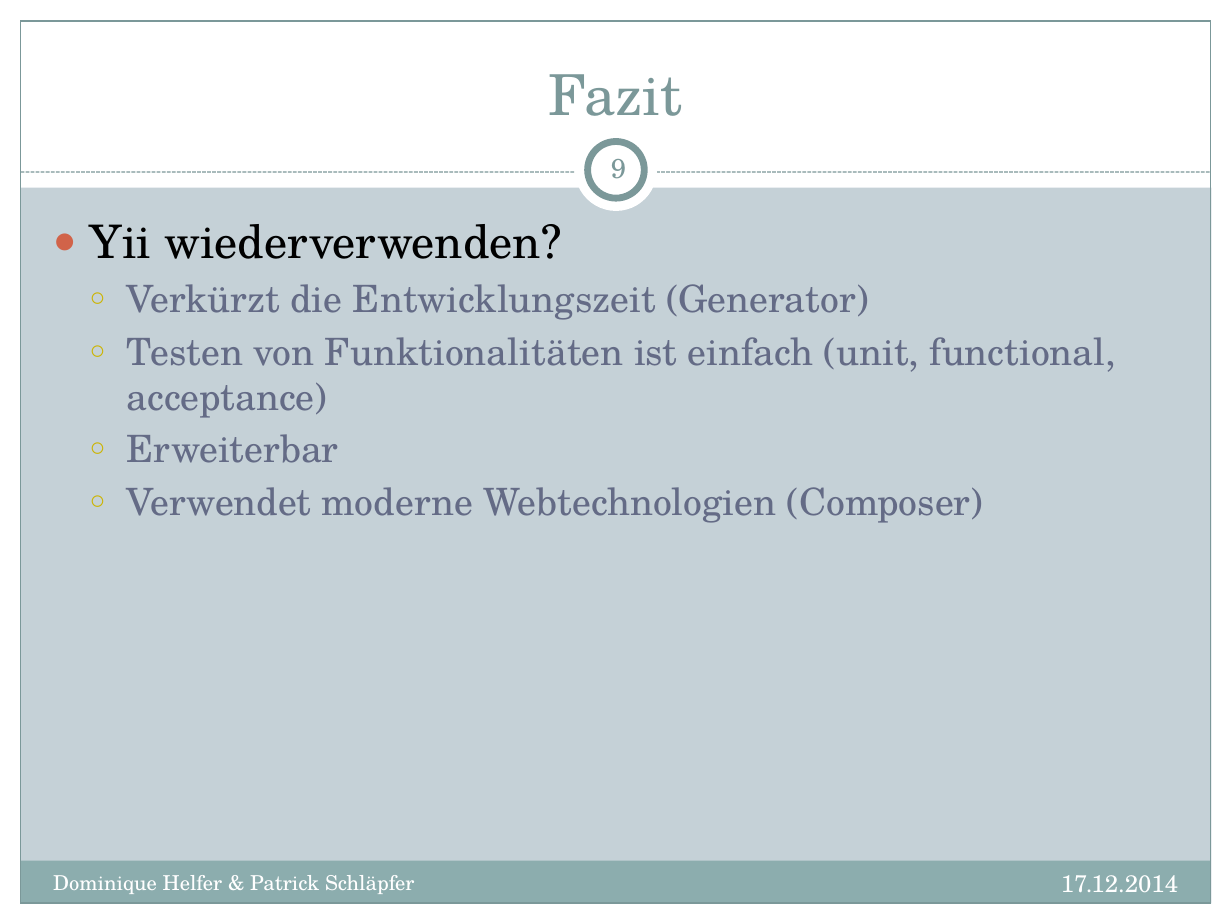
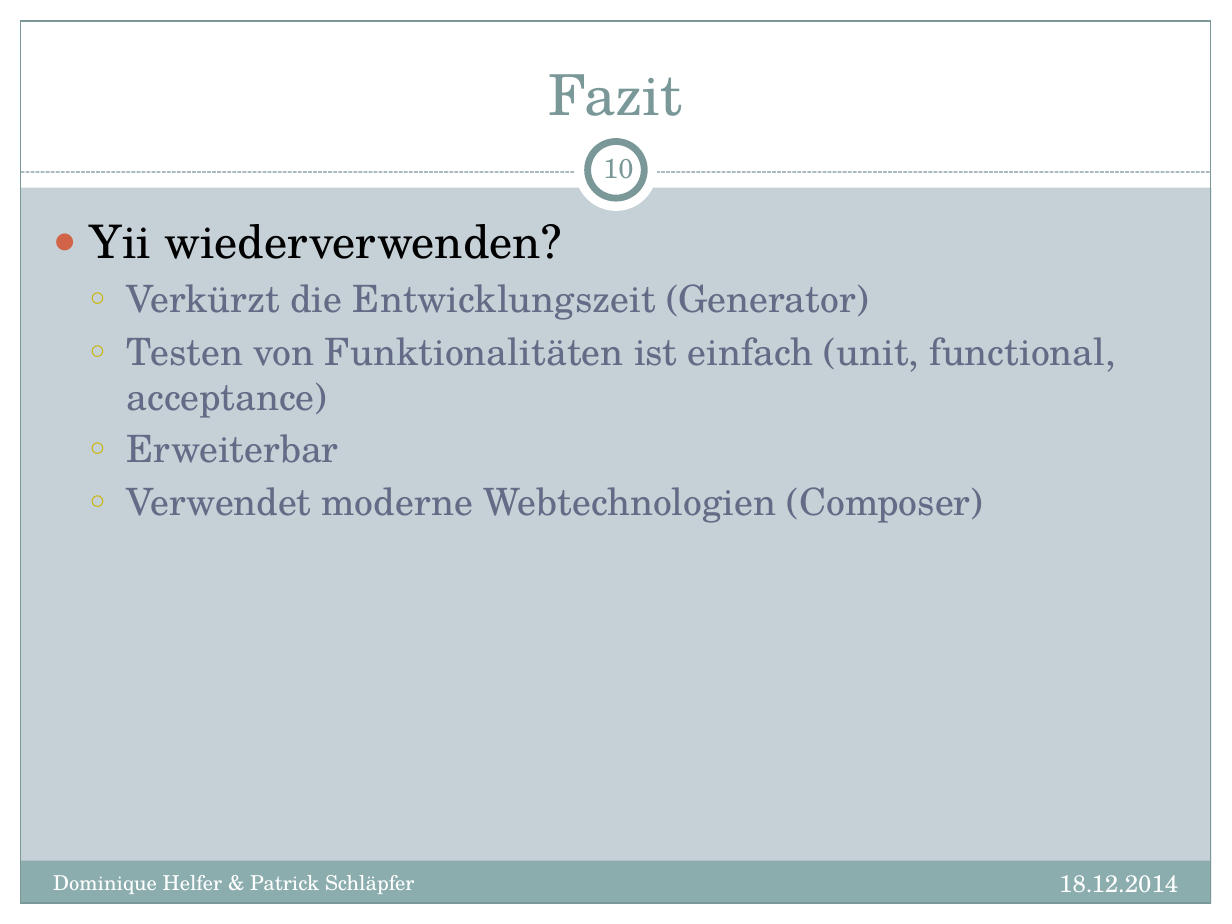
Before and after one commit to dhelfer/webprog, a slide deck: slide 10 of _doc/WebProg_Projekt.pptx (slide 9 before the commit). Drawn at 1232x924 pixels with LibreOffice and Linux fonts; fonts in the diff are those of the drawing. Boxes give left, top, right and bottom in pixels: in the first picture for what was removed or moved away, otherwise in the second. Text is boxed around its words. In the diff, an @@ line names an element or a change of style, - is before the commit and + after.

```diff
--- a/_doc/WebProg_Projekt.pptx
+++ b/_doc/WebProg_Projekt.pptx
@@ page number at [603,159,633,179]: text changed @@
-9
+10
@@ text at [1059,875,1178,892]: text changed @@
-17.12.2014
+18.12.2014
```
Also in this commit, not shown: 8 other slides changed, 1 slide added.
